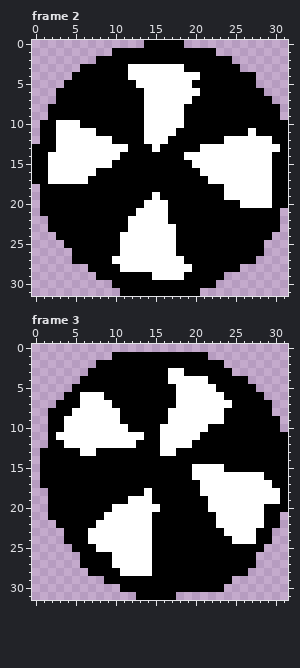
Pixel-art file -- res/img/monsterparts/mouths/Spinning_Mouth.ase. The picture above was drawn from the file before the commit.
32x32 pixels, 21 frames. Shown: frame 2, frame 3. The commit also changed other frames, which this record leaves out.
After the commit:
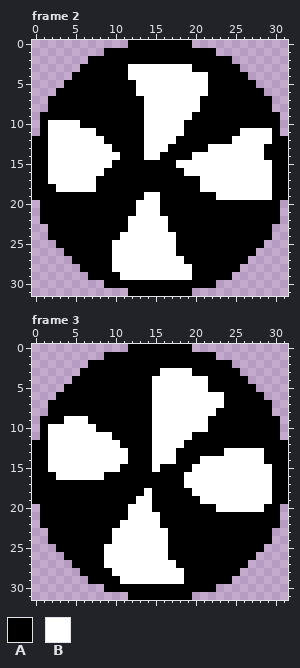
Palette (. is transparent): A #000000  B #ffffff
Change:
Changed rows in their new state; - is an unchanged pixel.
Frame 2:
first column x 0:
 0 ------------AA-----A------------
 1 ---------A----------------------
 2 -------A------------------------
 3 -------------------B------------
 4 ---------------------B-----.----
 5 --------------------BB----------
 6 -------------B-------B----------
 7 --A-----------------B-----------
 8 -------------------BB---------.-
 9 -A-----------------B------------
10 --B----------------------------.
11 --B---------------B-------B-BB-.
12 A-B------A-------B------A-------
13 --B-------AA--B-B----A-------AA-
14 --------------BB---A---------A--
15 ------------------BB------------
16 --------B----------BB-----------
17 -------B-------------B----------
18 A--BBBBB-------------BBB--------
19 A-------------B--------B--------
20 -------------B--A---------AAAA-.
21 ----------------A---------------
22 -A------------------------------
23 -----------------A------------.-
24 --A-----------------------------
25 ---A------B---------------------
26 ----A-----B-----------------.---
27 ---------------------------.----
28 ------A---B---------------------
29 -------A---BBBB----B----A-------
30 ---------A----------------------
31 -----------.--------.-----------
Frame 3:
first column x 0:
 0 ------------AAAAAAAA------------
 1 ---------A------------A---------
 2 -------A----------------A-------
 3 ------A---------B--B-----A------
 4 -----A---------BB---------------
 5 ----A----------BBB----A---------
 6 ---A--AAA------BBB--------------
 7 --A---AAAA-----BBB------A-------
 8 -----AAAAAA----BB------A--------
 9 -A-----AAAA----BB-----AA--------
10 -ABB----AAAA---B----------------
11 -AB-------AAAA-B----A----------.
12 AABB-------AA--B---A------------
13 A-BBBB--BBBB---B--------BBBBB---
14 A-BBBBBBBBBB---BBB---BBBBBBBB---
15 A-BBBBBBBBB----B--------BBBBBB--
16 A--BBBBBB----------B---------B--
17 A------------------BB-----------
18 AA------------------B---------A-
19 AA----------A--------B--------A-
20 -A--------AA---A------A--------.
21 -A-------AAA---B-------AAAAAA---
22 -AA-----AAA----B-------AAAAAA---
23 --AA---AAA-----BB-------AAAA----
24 --AA---AAA-----BB--------AAA----
25 ---AA---A------BB---------------
26 ----AA---B-----BB---------------
27 -----A---B-----BBB---------.----
28 ------A---B----BBBB-------.-----
29 -------AA--BBBBBBBB-------------
30 ---------AA------------.--------
31 ------------A-----AA------------
Pixel boxes of the changes (left, top, right, bottom) in both pictures:
changed: (32, 40, 288, 296)
changed: (32, 344, 288, 600)
